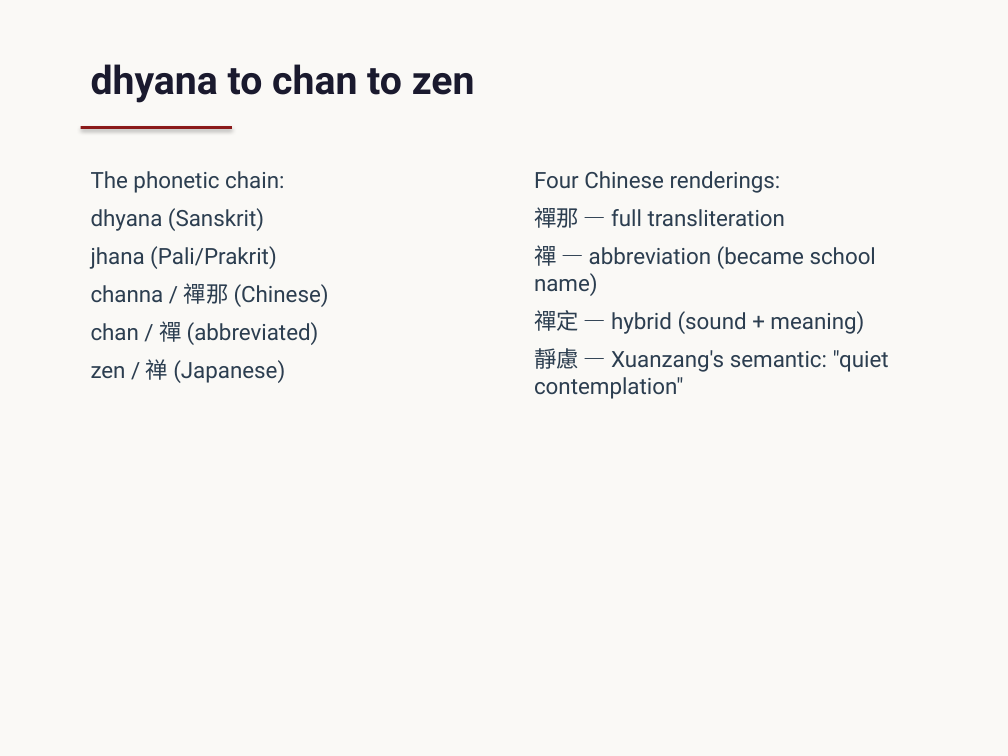
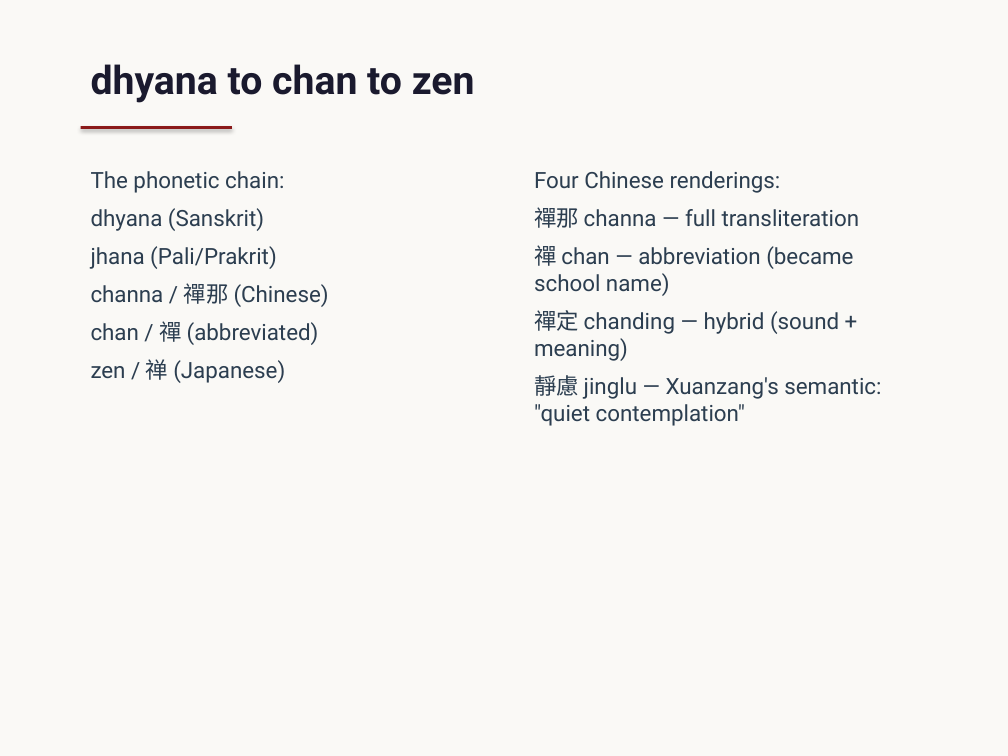
Before and after one commit to jbajaj6/sanskrit_etymology, a slide deck: slide 10 of docs/final_presentation.pptx. Drawn at 1008x756 pixels with LibreOffice and Linux fonts; fonts in the diff are those of the drawing. Boxes give left, top, right and bottom in pixels: in the first picture for what was removed or moved away, otherwise in the second. Text is boxed around its words. In the diff, an @@ line names an element or a change of style, - is before the commit and + after.

```diff
--- a/docs/final_presentation.pptx
+++ b/docs/final_presentation.pptx
@@ text at [534, 207, 881, 426]: text changed @@
-禪那 — full transliteration
-禪 — abbreviation (became school name)
-禪定 — hybrid (sound + meaning)
-靜慮 — Xuanzang's semantic: "quiet contemplation"
+禪那 channa — full transliteration
+禪 chan — abbreviation (became school name)
+禪定 chanding — hybrid (sound + meaning)
+靜慮 jinglu — Xuanzang's semantic: "quiet contemplation"
```
Also in this commit, not shown: 7 other slides changed, 1 other file.
